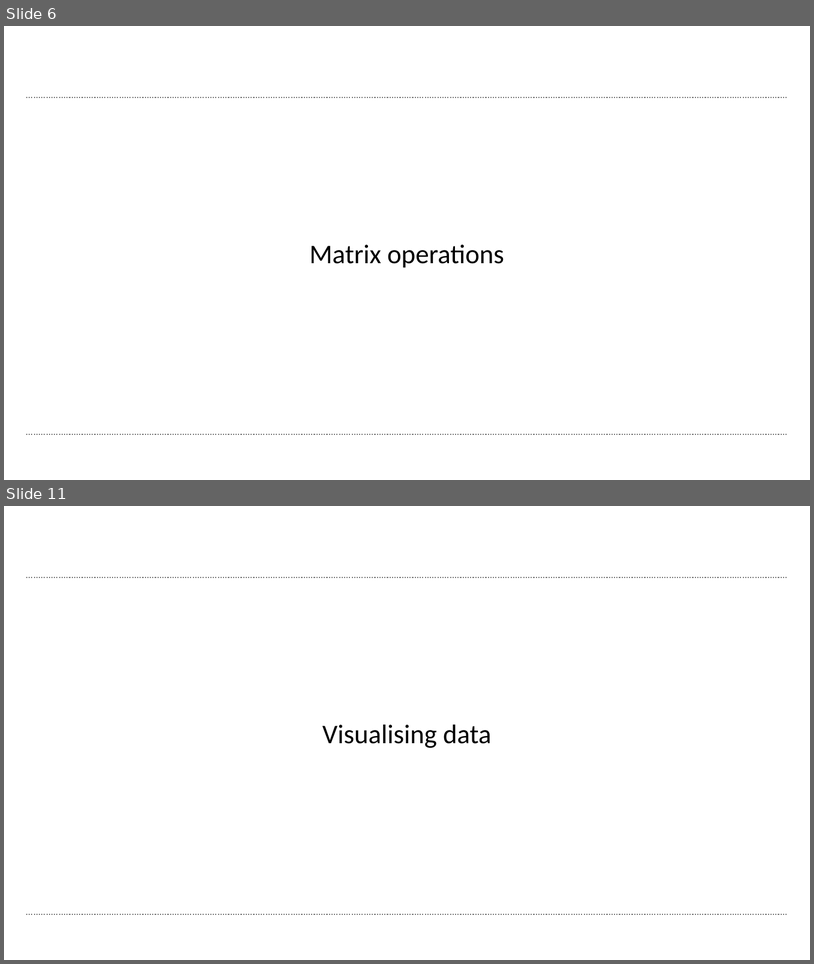
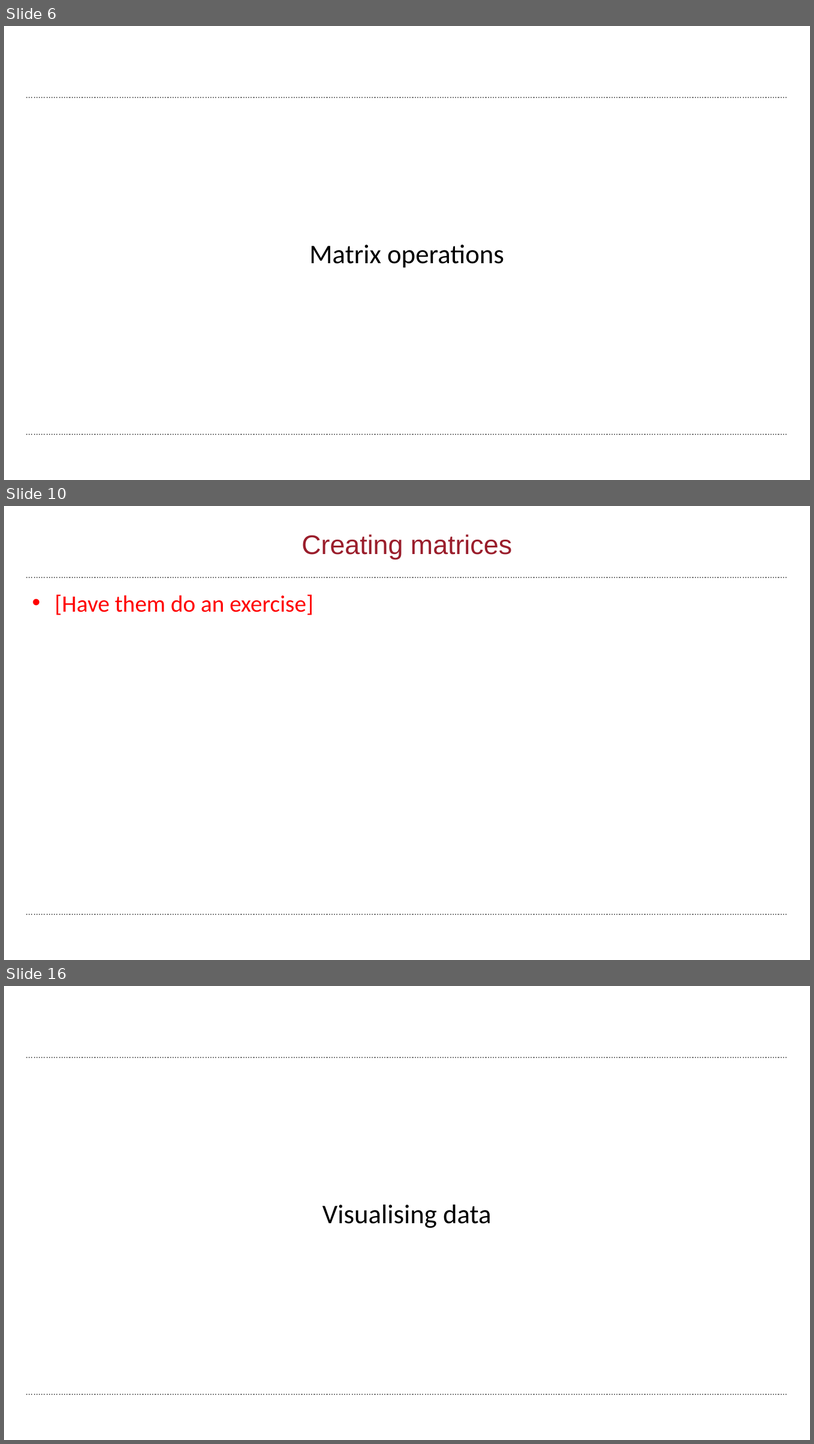
Before and after one commit to wbif-bristol/MATLAB-course, a slide deck: Session 2 - Matrices and image processing/MATLAB Session 2.pptx. Shown one above the other, each under a label of ours: slides 6 and 11 before the commit, slides 6, 10 and 16 after it; the slides between them are not shown. The pictures are 814x964 and 814x1444 pixels, drawn with LibreOffice and Linux fonts; fonts in the diff are those of the drawing; background and template pictures are left out. Boxes give left, top, right and bottom in pixels: in the first picture for what was removed or moved away, otherwise in the second. Text is boxed around its words. In the diff, an @@ line names an element or a change of style, - is before the commit and + after.

```diff
--- a/Session 2 - Matrices and image processing/MATLAB Session 2.pptx
+++ b/Session 2 - Matrices and image processing/MATLAB Session 2.pptx
@@ slide 10 added at bbox=[4, 506, 810, 960], background #FFFFFF; not listed: 2 template elements that a slide beside it also shows @@
@@ title added at bbox=[302, 534, 512, 559], 32 pt, text #9A1D2B @@
+Creating matrices
@@ text added at bbox=[55, 594, 314, 615], 28 pt, text #FF0000 @@
+• [Have them do an exercise]
@@ what was slide 11 is now slide 16 @@
```
Also in this commit, not shown: 14 slides changed, 4 other slides added, 3 other files.
